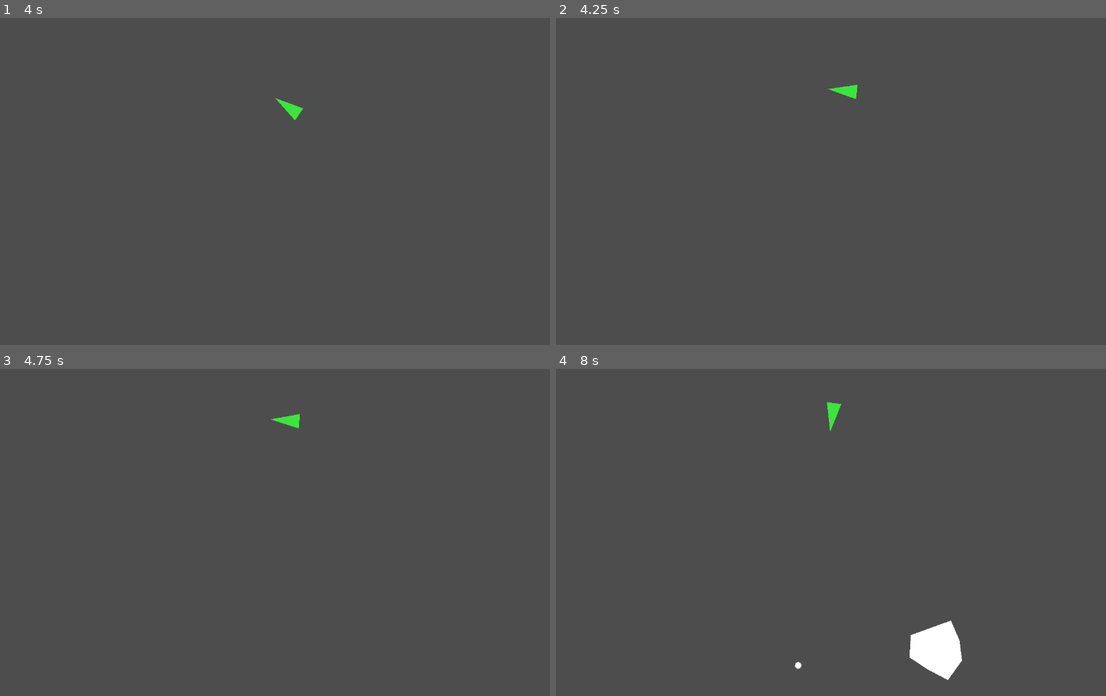
Above: before the commit, frames 1-4 (two rows, left to right).
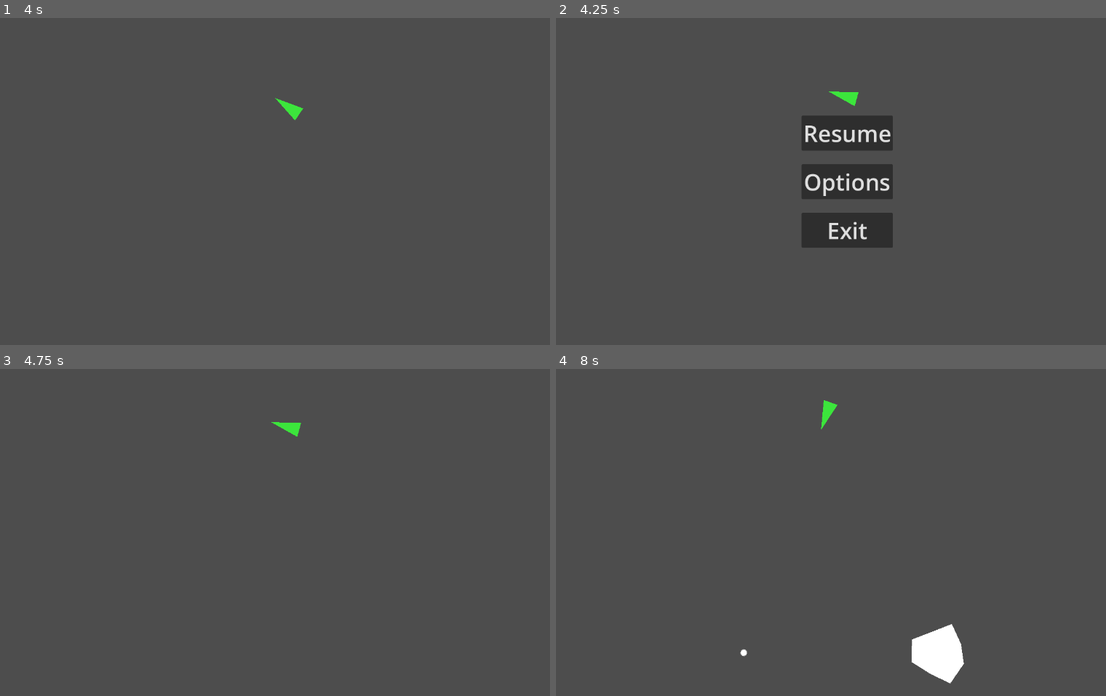
Above: after the commit, the same moments.

Repository: Josie5734/godot-asteroids-clone
Game: Godot game, scene res://scenes/game/game.tscn
The game is run twice, just before and just after one commit, with the same random seed, the same clock (stepped at 60 frames per second) and the same inputs. Before the commit the project has no main scene; this scene is started directly in both runs.
Inputs (mouse positions are in pixels of both pictures, inside the frame that each line leads up to):
- Up to frame 1 (4 s): tap Enter at 0.5 s; hold Right (turn_right) 0.53-1.28 s; tap Space (shoot) every 0.75 s from 0.6 to 3.6 s; hold Left (turn_left) 1.28-2.03 s; hold Right (turn_right) 2.03-2.78 s; hold W (accelerate) 2.78-3.53 s; hold Left (turn_left) from 3.53 s (still down)
- Up to frame 2 (4.25 s): keep holding Left (turn_left); tap Escape (pause, bound only after the commit) at 4.15 s
- Up to frame 3 (4.75 s): release Left (turn_left) at 4.25 s; click (291, 483) at 4.25 s, where only the run after the commit has a clickable "Resume"
- Up to frame 4 (8 s): hold Left (turn_left) 5.03-6.53 s; tap Space (shoot) every 0.75 s from 5.1 to 7.35 s; hold Right (turn_right) 6.53-7.28 s; hold W (accelerate) from 7.28 s (still down)

Frame 1 is identical in both runs. In frame 2, 5.2% of the frame differs, in the area x 44-62%, y 20-71%; in frame 3, 0.2%; in frame 4, 0.5%.

Commit message:
started to make main menu and pause menus, currently have basic functionality

Diff:
--- a/project.godot
+++ b/project.godot
@@ -11,6 +11,7 @@
 [application]
 
 config/name="asteroids"
+run/main_scene="uid://d2o6sl5b8jukw"
 config/features=PackedStringArray("4.6", "Forward Plus")
 config/icon="res://icon.svg"
 
@@ -60,6 +61,11 @@
 , Object(InputEventKey,"resource_local_to_scene":false,"resource_name":"","device":-1,"window_id":0,"alt_pressed":false …(186 unchanged characters)…
 ]
 }
+pause={
+"deadzone": 0.2,
+"events": [Object(InputEventKey,"resource_local_to_scene":false,"resource_name":"","device":-1,"window_id":0,"alt_pressed":false,"shift_pressed":false,"ctrl_pressed":false,"meta_pressed":false,"pressed":false,"keycode":0,"physical_keycode":4194305,"key_label":0,"unicode":0,"location":0,"echo":false,"script":null)
+]
+}
 
 [layer_names]
 
--- a/scenes/game/game.gd
+++ b/scenes/game/game.gd
@@ -6,6 +6,10 @@
 var asteroid_max = 10
 
 @onready var ship = %Ship
+
+# for managing pause menu
+var pause_menu_scene = preload("res://scenes/pause_menu/pause_menu.tscn")
+var pause_instance = null
 
 
 # spawn a new asteroid
@@ -34,3 +38,29 @@
 # when asteroid is destroyed
 func _on_asteroid_destroyed():
 	asteroid_count -= 1 # remove 1 from asteroid count
+
+
+# input for pause menu
+func _input(event: InputEvent) -> void:
+	if event.is_action_pressed("pause"): # if pausing
+		if pause_instance:
+			unpause()
+		else:
+			pause()
+
+
+
+func pause():
+	pause_instance = pause_menu_scene.instantiate() # load pause scene
+	pause_instance.global_position = get_viewport_rect().size / 2 # put in center
+	$".".add_child(pause_instance) # add to tree
+	pause_instance.connect("unpause",unpause) # connect to the signal for unpausing
+
+	get_tree().paused = true # pause the game
+
+
+func unpause():
+	if pause_instance: # if pause menu exists
+		pause_instance.queue_free() # free it
+		pause_instance = null # reset
+		get_tree().paused = false # unpause game (should already be unpaused but just incase)
--- /dev/null
+++ b/scenes/main_menu/main_menu.gd
@@ -0,0 +1,15 @@
+extends Control
+
+
+# load game
+func _on_play_pressed() -> void:
+	get_tree().change_scene_to_file("res://scenes/game/game.tscn")
+
+
+func _on_options_pressed() -> void:
+	pass # Replace with function body.
+
+
+# quit game
+func _on_exit_pressed() -> void:
+	get_tree().quit()
--- /dev/null
+++ b/scenes/main_menu/main_menu.tscn
@@ -0,0 +1,70 @@
+[gd_scene format=3 uid="uid://d2o6sl5b8jukw"]
+
+[ext_resource type="Script" uid="uid://dds7xl3h3ij32" path="res://scenes/main_menu/main_menu.gd" id="1_fsom3"]
+
+[node name="MainMenu" type="Control" unique_id=718176578]
+layout_mode = 3
+anchors_preset = 15
+anchor_right = 1.0
+anchor_bottom = 1.0
+grow_horizontal = 2
+grow_vertical = 2
+script = ExtResource("1_fsom3")
+
+[node name="MenuVbox" type="VBoxContainer" parent="." unique_id=1154193520]
+layout_mode = 1
+anchors_preset = 15
+anchor_right = 1.0
+anchor_bottom = 1.0
+grow_horizontal = 2
+grow_vertical = 2
+alignment = 1
+
+[node name="TitleContainer" type="CenterContainer" parent="MenuVbox" unique_id=1144160657]
+layout_mode = 2
+size_flags_horizontal = 3
+size_flags_vertical = 3
+
+[node name="TitleVbox" type="VBoxContainer" parent="MenuVbox/TitleContainer" unique_id=1840774762]
+layout_mode = 2
+
+[node name="Title" type="Label" parent="MenuVbox/TitleContainer/TitleVbox" unique_id=727847158]
+layout_mode = 2
+size_flags_vertical = 3
+theme_override_font_sizes/font_size = 75
+text = "Asteroids"
+horizontal_alignment = 1
+
+[node name="SubTitle" type="Label" parent="MenuVbox/TitleContainer/TitleVbox" unique_id=1580312217]
+layout_mode = 2
+text = "By Josie"
+horizontal_alignment = 1
+
+[node name="ButtonsContainer" type="CenterContainer" parent="MenuVbox" unique_id=16877731]
+layout_mode = 2
+size_flags_horizontal = 3
+size_flags_vertical = 3
+size_flags_stretch_ratio = 2.0
+
+[node name="ButtonsVbox" type="VBoxContainer" parent="MenuVbox/ButtonsContainer" unique_id=981694391]
+layout_mode = 2
+theme_override_constants/separation = 20
+
+[node name="Play" type="Button" parent="MenuVbox/ButtonsContainer/ButtonsVbox" unique_id=1734579650]
+layout_mode = 2
+theme_override_font_sizes/font_size = 50
+text = "Play"
+
+[node name="Options" type="Button" parent="MenuVbox/ButtonsContainer/ButtonsVbox" unique_id=1283748389]
+layout_mode = 2
+theme_override_font_sizes/font_size = 50
+text = "Options"
+
+[node name="Exit" type="Button" parent="MenuVbox/ButtonsContainer/ButtonsVbox" unique_id=732597808]
+layout_mode = 2
+theme_override_font_sizes/font_size = 50
+text = "Exit"
+
+[connection signal="pressed" from="MenuVbox/ButtonsContainer/ButtonsVbox/Play" to="." method="_on_play_pressed"]
+[connection signal="pressed" from="MenuVbox/ButtonsContainer/ButtonsVbox/Options" to="." method="_on_options_pressed"]
+[connection signal="pressed" from="MenuVbox/ButtonsContainer/ButtonsVbox/Exit" to="." method="_on_exit_pressed"]
--- /dev/null
+++ b/scenes/pause_menu/pause_menu.gd
@@ -0,0 +1,15 @@
+extends Control
+
+signal unpause
+
+func _on_resume_pressed() -> void:
+	get_tree().paused = false
+	unpause.emit() # send unpaused signal
+
+
+func _on_options_pressed() -> void:
+	pass # Replace with function body.
+
+
+func _on_exit_pressed() -> void:
+	print("exit")
--- /dev/null
+++ b/scenes/pause_menu/pause_menu.tscn
@@ -0,0 +1,47 @@
+[gd_scene format=3 uid="uid://b683eja0gqo1q"]
+
+[ext_resource type="Script" uid="uid://bpjgh7hewevdl" path="res://scenes/pause_menu/pause_menu.gd" id="1_5bgjm"]
+
+[node name="PauseMenu" type="Control" unique_id=506573911]
+process_mode = 3
+layout_mode = 3
+anchors_preset = 15
+anchor_right = 1.0
+anchor_bottom = 1.0
+grow_horizontal = 2
+grow_vertical = 2
+size_flags_horizontal = 3
+size_flags_vertical = 3
+script = ExtResource("1_5bgjm")
+
+[node name="CenterContainer" type="CenterContainer" parent="." unique_id=583811552]
+layout_mode = 1
+anchors_preset = 15
+anchor_right = 1.0
+anchor_bottom = 1.0
+grow_horizontal = 2
+grow_vertical = 2
+
+[node name="VBoxContainer" type="VBoxContainer" parent="CenterContainer" unique_id=1989909991]
+layout_mode = 2
+theme_override_constants/separation = 30
+alignment = 1
+
+[node name="Resume" type="Button" parent="CenterContainer/VBoxContainer" unique_id=1305195469]
+layout_mode = 2
+theme_override_font_sizes/font_size = 50
+text = "Resume"
+
+[node name="Options" type="Button" parent="CenterContainer/VBoxContainer" unique_id=1771963306]
+layout_mode = 2
+theme_override_font_sizes/font_size = 50
+text = "Options"
+
+[node name="Exit" type="Button" parent="CenterContainer/VBoxContainer" unique_id=800202614]
+layout_mode = 2
+theme_override_font_sizes/font_size = 50
+text = "Exit"
+
+[connection signal="pressed" from="CenterContainer/VBoxContainer/Resume" to="." method="_on_resume_pressed"]
+[connection signal="pressed" from="CenterContainer/VBoxContainer/Options" to="." method="_on_options_pressed"]
+[connection signal="pressed" from="CenterContainer/VBoxContainer/Exit" to="." method="_on_exit_pressed"]
Not shown, added: scenes/main_menu/main_menu.gd.uid
Not shown, added: scenes/pause_menu/pause_menu.gd.uid
